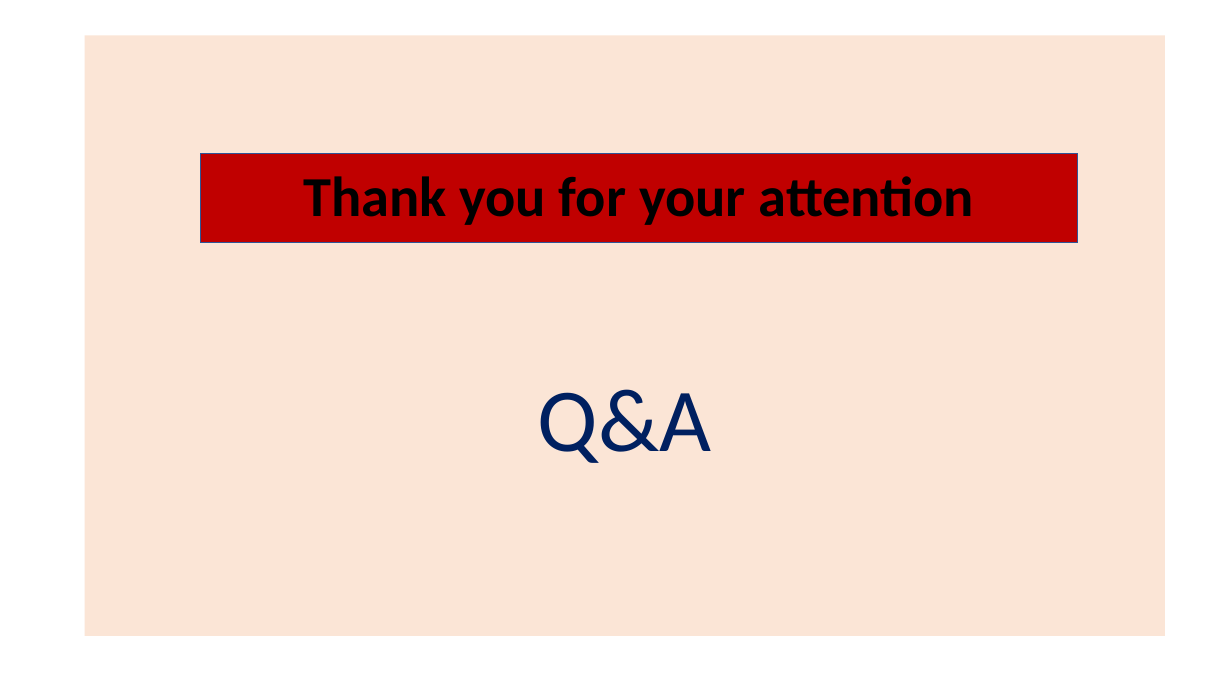
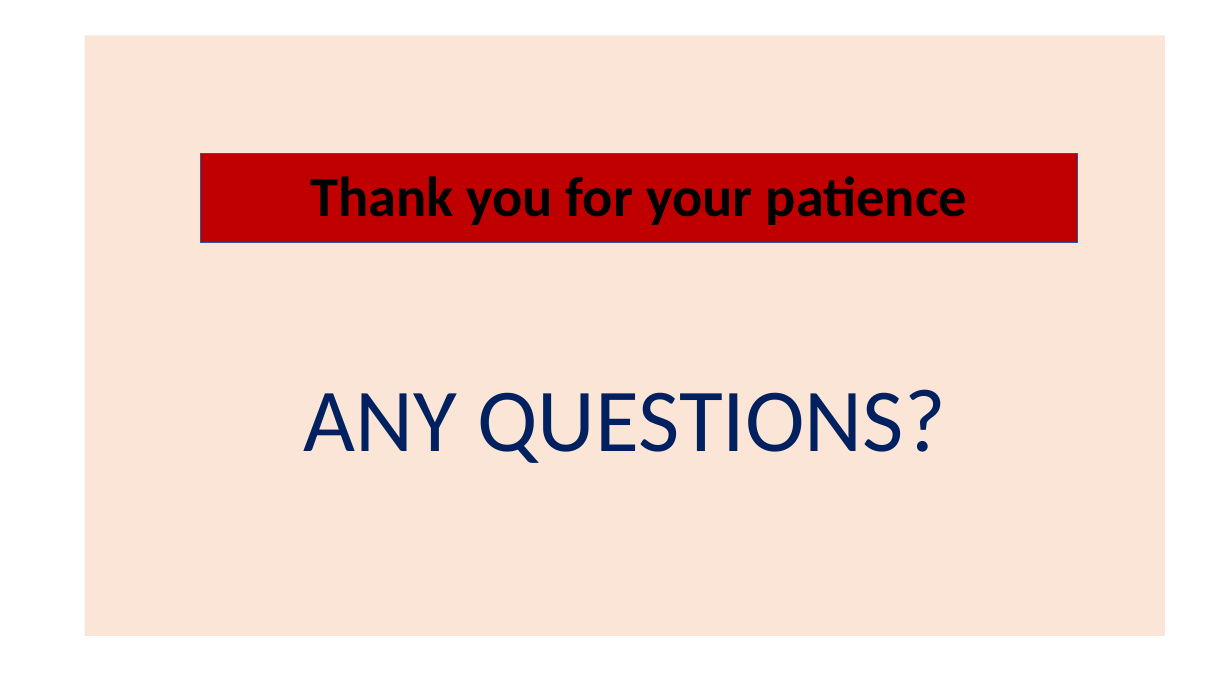
Before and after one commit to lordofmax/web_scraping_project, a slide deck: slide 13 of BestBuyFridge/Web Scraping Project - Kevin.pptx (slide 12 before the commit). Drawn at 1232x693 pixels with LibreOffice and Linux fonts; fonts in the diff are those of the drawing. Boxes give left, top, right and bottom in pixels: in the first picture for what was removed or moved away, otherwise in the second. Text is boxed around its words. In the diff, an @@ line names an element or a change of style, - is before the commit and + after.

```diff
--- a/BestBuyFridge/Web Scraping Project - Kevin.pptx
+++ b/BestBuyFridge/Web Scraping Project - Kevin.pptx
@@ text in rectangle at (310, 176, 967, 225): text changed @@
-Thank you for your attention
+Thank you for your patience
@@ text in rectangle at (304, 389, 946, 463): text changed @@
-Q&A
+ANY QUESTIONS?
```
Also in this commit, not shown: 4 other slides changed, 1 slide added.
